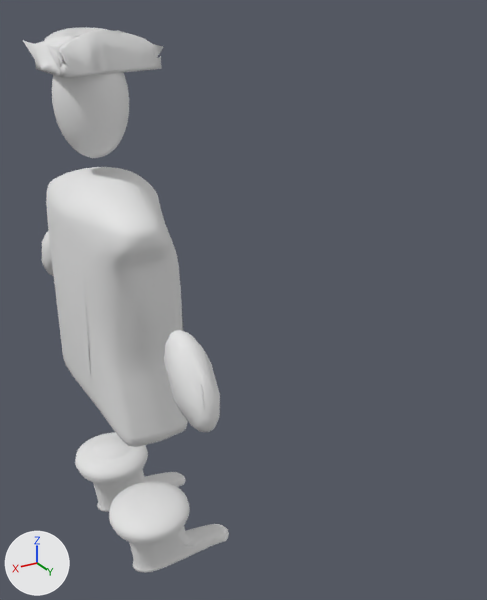
The FBX model UnityAssets/AnimationFBX/Playable2Rigged.fbx: old version first, new version second.
Rendered twice from a 50 mm camera at (2.53, 6.79, 3.6) aimed at (-0.91, 1.07, 0.74). Arrows for +X, +Y and +Z are at lower left; the lights stay in place. Where no turn or scale is listed for an object, it has been applied to the vertices.

Script lines for the objects in view, before the commit:
```python
me_cylinder = bpy.data.meshes.new('Cylinder')
me_cylinder.from_pydata(...)  # 3807 vertices, 3252 faces; spans x -0.91..0.76, y -2.4..2.42, z -2.74..3.44
me_cylinder.materials.append(mat_material)  # white #e7e7e7
ob_playable = bpy.data.objects.new('Playable', me_cylinder)
ob_playable.location = (0.0, 0.0, 0.0)
```
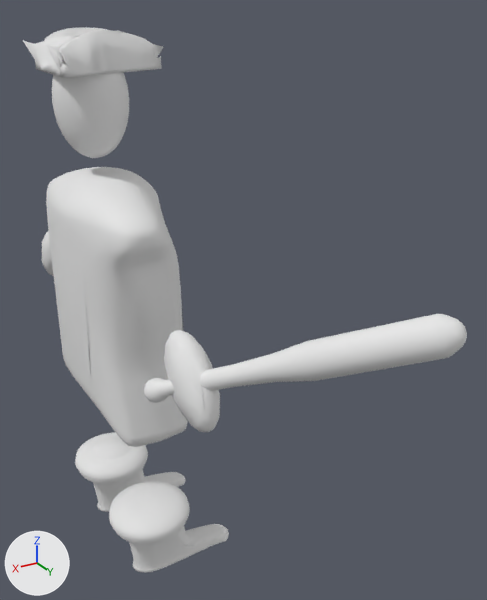
Changed parts and their boxes (x1, y1, x2, y2) in the pictures (487 x 600 px):
'Playable', reshaped (115% wider): before (23, 28, 229, 573); after (23, 28, 467, 573)
part 1 of me_cylinder, added: after (144, 314, 467, 403)

The edits, one by one:
me_cylinder is used by ob_playable; location (0.0, 0.0, 0.0).
me_cylinder had 3807 vertices, 3252 faces and spanned x -0.91..0.76, y -2.4..2.42, z -2.74..3.44.
me_cylinder now has 4543 vertices, 3864 faces and spans x -1.03..0.76, y -2.4..3.99, z -2.74..3.44.
me_cylinder part 1: a new loose piece of 736 vertices spanning x -1.03..0.58, y 1.71..3.99, z 0.32..1.64, in mat_material (white #e7e7e7).
